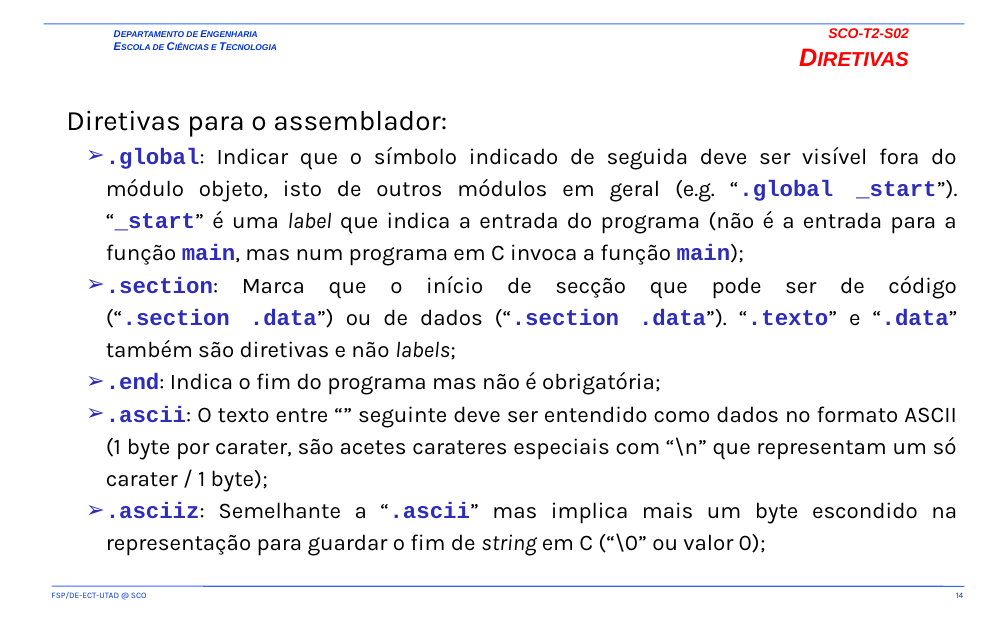
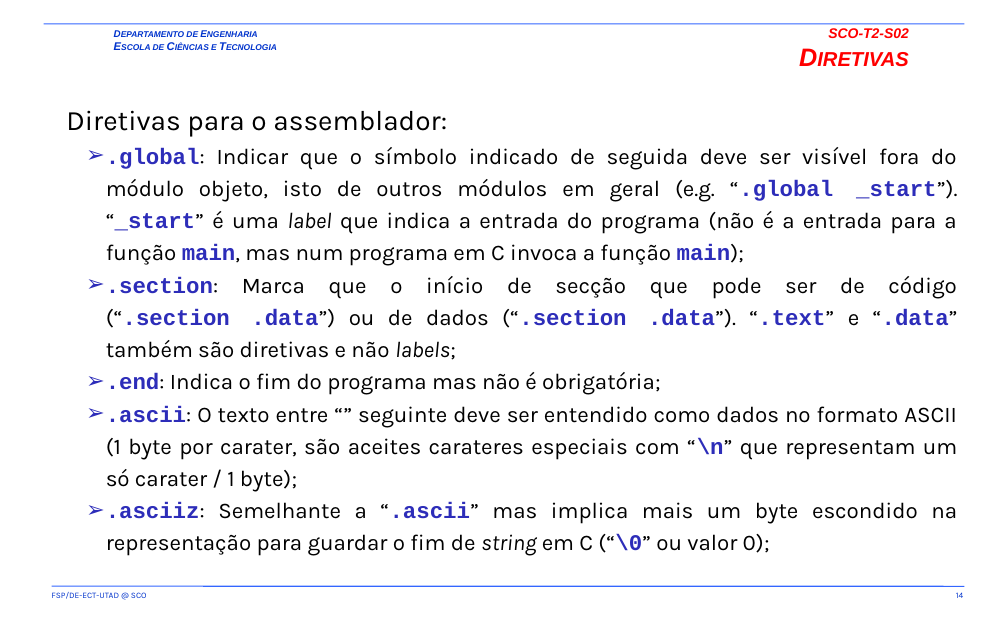
Before and after one commit to fsp864/UTAD-SCO, a slide deck: slide 14 of aulas/t/SCO-T2-S01-S02.pptx. Drawn at 1008x630 pixels with LibreOffice and Linux fonts; fonts in the diff are those of the drawing; background and template pictures are left out. Boxes give left, top, right and bottom in pixels: in the first picture for what was removed or moved away, otherwise in the second. Text is boxed around its words. In the diff, an @@ line names an element or a change of style, - is before the commit and + after.

```diff
--- a/aulas/t/SCO-T2-S01-S02.pptx
+++ b/aulas/t/SCO-T2-S01-S02.pptx
@@ text at box(106, 276, 958, 360): text changed @@
-  ➢ .section: Marca que o início de secção que pode ser de código (“.section .data”) ou de dados (“.section .data”). “.texto” e “.data” também são diretivas e não labels;
+  ➢ .section: Marca que o início de secção que pode ser de código (“.section .data”) ou de dados (“.section .data”). “.text” e “.data” também são diretivas e não labels;
@@ text at box(106, 405, 957, 492): text changed @@
-  ➢ .ascii: O texto entre “” seguinte deve ser entendido como dados no formato ASCII (1 byte por carater, são acetes carateres especiais com “\n” que representam um só carater / 1 byte);
+  ➢ .ascii: O texto entre “” seguinte deve ser entendido como dados no formato ASCII (1 byte por carater, são aceites carateres especiais com “\n” que representam um só carater / 1 byte);
@@ text at box(106, 501, 957, 556): font Karla to Courier New, text colour #000000 to #2D2DB9, bold on in "(“\0”" @@
```
Also in this commit, not shown: 4 other slides changed, 1 other file.
